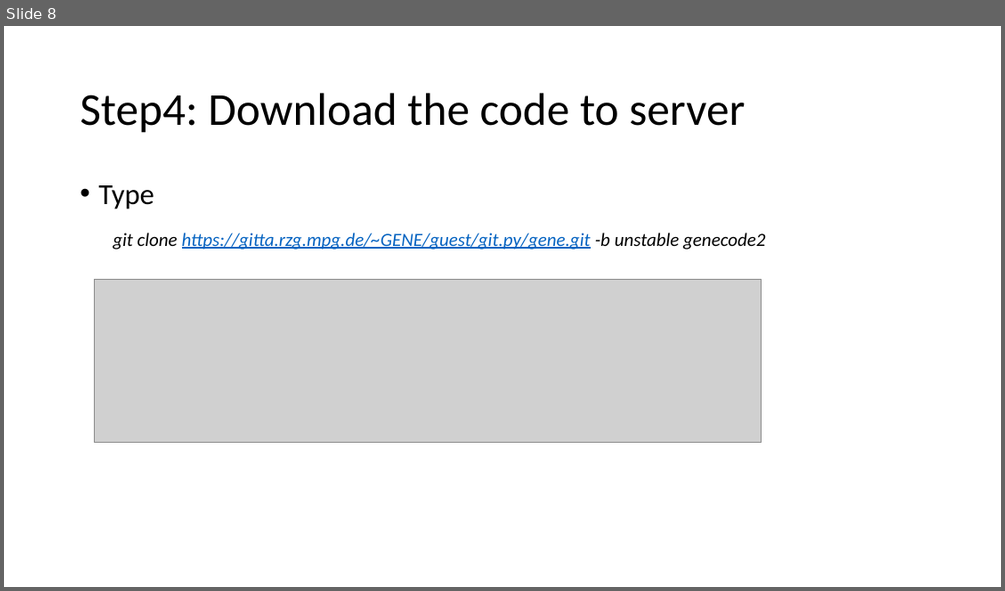
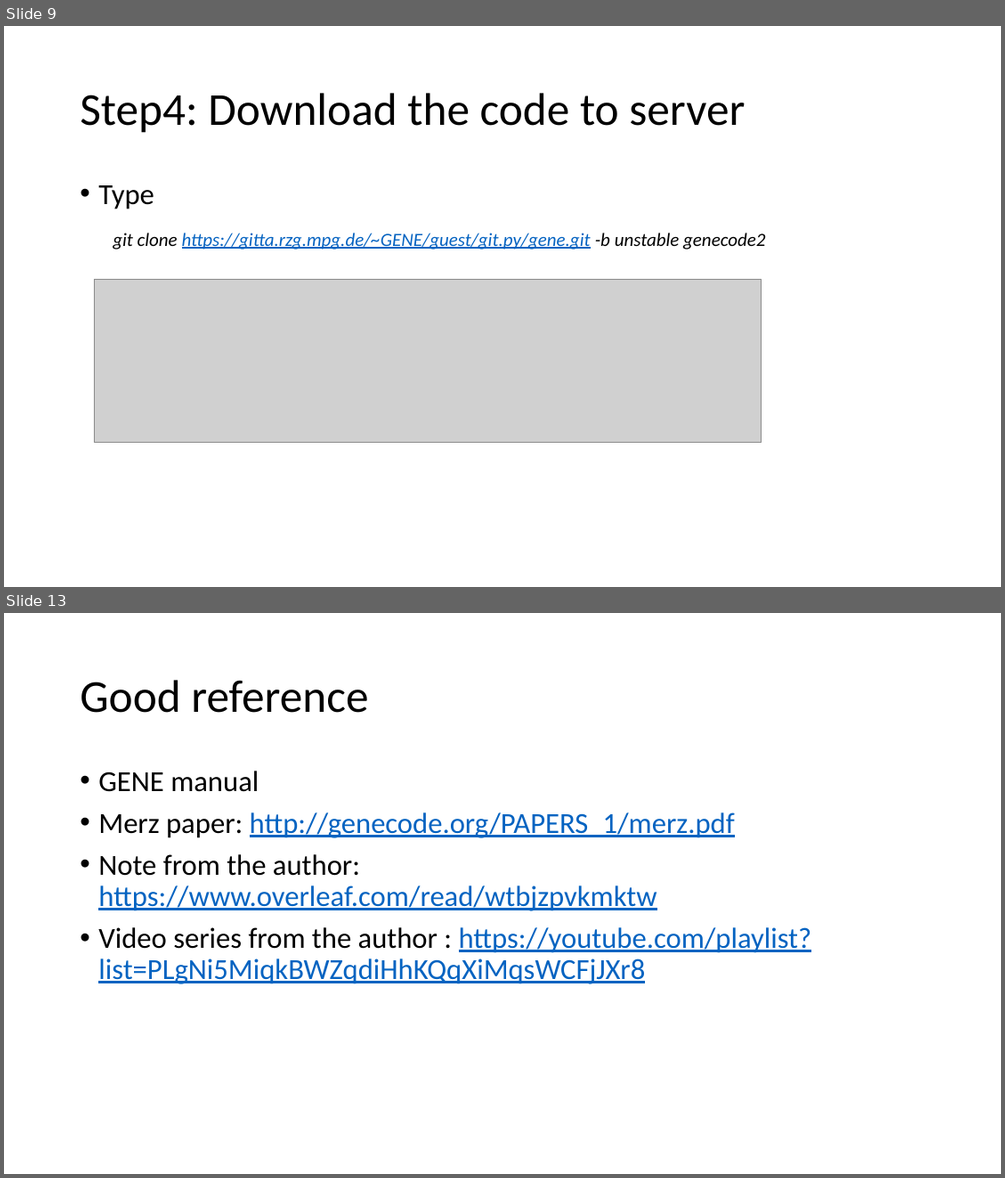
Before and after one commit to maxtcurie/Physics_Helper, a slide deck: Intro_to_GENE/0_Getting_started_with_GENE.pptx. Shown one above the other, each under a label of ours: slide 8 before the commit, slides 9 and 13 after it; the slides between them are not shown. The pictures are 1005x591 and 1005x1178 pixels, drawn with LibreOffice and Linux fonts; fonts in the diff are those of the drawing; grey boxes stand for pictures. Boxes give left, top, right and bottom in pixels: in the first picture for what was removed or moved away, otherwise in the second. Text is boxed around its words. In the diff, an @@ line names an element or a change of style, - is before the commit and + after.

```diff
--- a/Intro_to_GENE/0_Getting_started_with_GENE.pptx
+++ b/Intro_to_GENE/0_Getting_started_with_GENE.pptx
@@ slide 13 added at (4,613,1001,1174), background #FFFFFF @@
@@ title added at (80,680,368,713), 44 pt, text #000000 @@
+Good reference
@@ text added at (98,771,812,984), 28 pt, text #0563C1, underline @@
+• GENE manual
+• Merz paper: http://genecode.org/PAPERS_1/merz.pdf
+• Note from the author: https://www.overleaf.com/read/wtbjzpvkmktw
+• Video series from the author : https://youtube.com/playlist?list=PLgNi5MiqkBWZqdiHhKQqXiMqsWCFjJXr8
@@ what was slide 8 is now slide 9 @@
```
Also in this commit, not shown: 1 slide changed, 3 other slides added, 1 other file.
